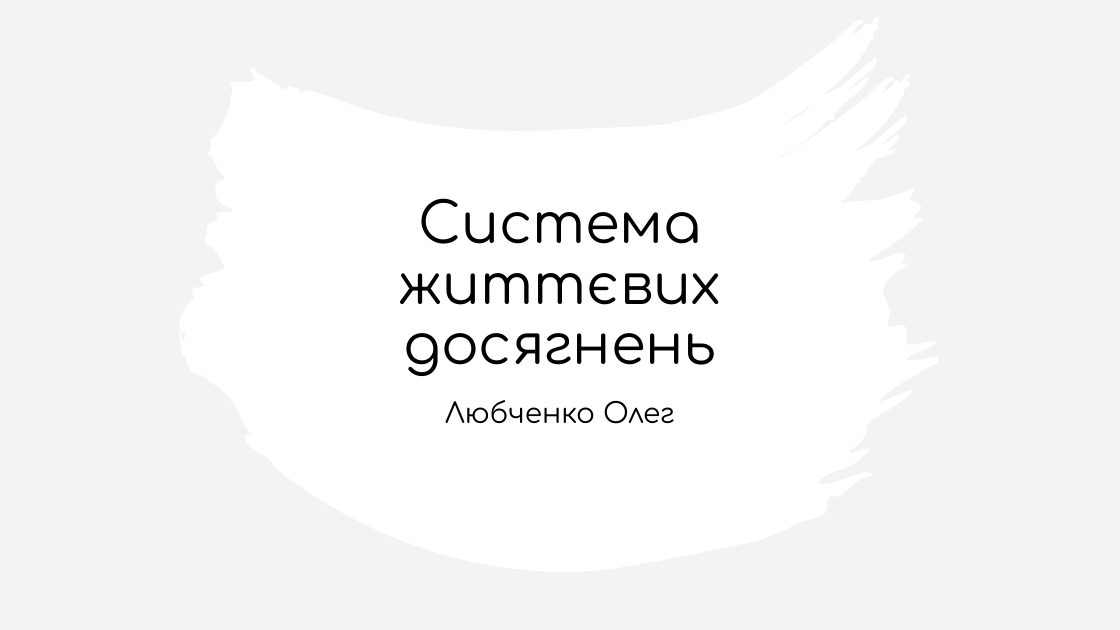
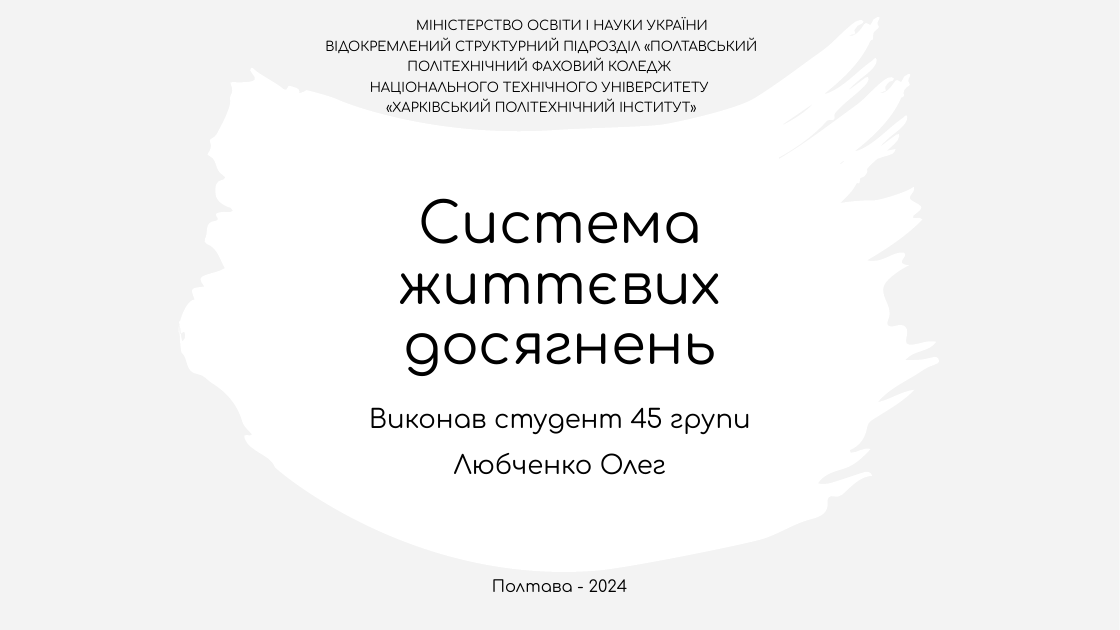
Before and after one commit to liubquanti-edu/4-PPPC-Course-Life-Achivements, a slide deck: slide 1 of Презентація.pptx. Drawn at 1120x630 pixels with LibreOffice and Linux fonts; fonts in the diff are those of the drawing. Boxes give left, top, right and bottom in pixels: in the first picture for what was removed or moved away, otherwise in the second. Text is boxed around its words. In the diff, an @@ line names an element or a change of style, - is before the commit and + after.

```diff
--- a/Презентація.pptx
+++ b/Презентація.pptx
@@ text added at bbox=[325, 17, 757, 112], 11.2 pt, text #000000 @@
+МІНІСТЕРСТВО ОСВІТИ І НАУКИ УКРАЇНИ ВІДОКРЕМЛЕНИЙ СТРУКТУРНИЙ ПІДРОЗДІЛ «ПОЛТАВСЬКИЙ ПОЛІТЕХНІЧНИЙ ФАХОВИЙ КОЛЕДЖ
+НАЦІОНАЛЬНОГО ТЕХНІЧНОГО УНІВЕРСИТЕТУ
+«ХАРКІВСЬКИЙ ПОЛІТЕХНІЧНИЙ ІНСТИТУТ»
@@ subtitle at bbox=[369, 407, 751, 434]: paragraph added @@
+Виконав студент 45 групи
@@ subtitle at bbox=[454, 453, 666, 475]: size 24 to 22.2 pt in "Любченко Олег"; line spacing 0.9 to 1.1 @@
@@ text added at bbox=[492, 579, 628, 592], 14 pt, text #000000 @@
+Полтава - 2024
```
Also in this commit, not shown: 1 other file.
